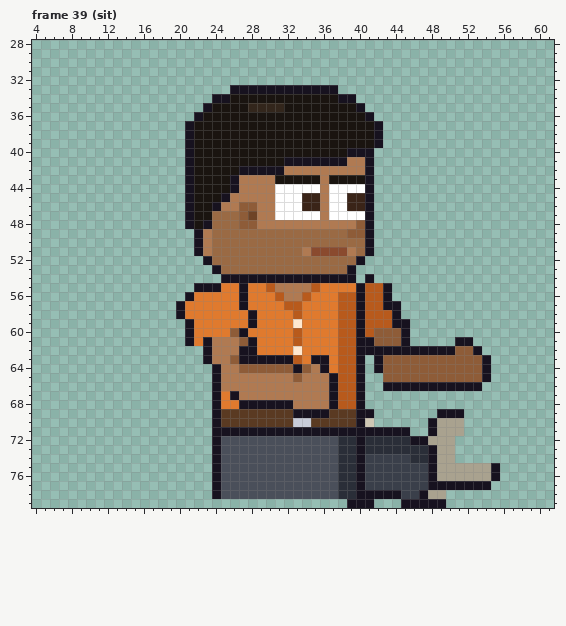
Two states of a pixel-art file, sprites/expo/expo_vendo_right_anim.aseprite. Above, as it was before the edit.
64x80 pixels, 85 frames. Colours within 5 levels of each other are drawn and written as one. Shown: frame 39 (sit): x 4..61, y 28..79. The commit also changed other frames, which this record leaves out.
Now the later version:
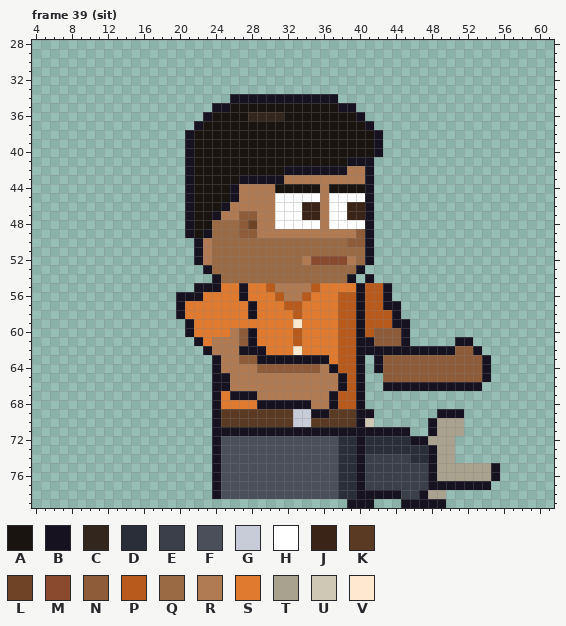
Palette (. is transparent): A #1a1410  B #17121f  C #33261c  D #2a2e38  E #3a3f4a  F #4a4f5a  G #c8ccd8  H #ffffff  J #3a2418  K #5a3a22  L #6e4326  M #8a4a2e  N #8e5c38  P #b85a1c  Q #9a6a44  R #b07a52  S #e07a2e  T #a9a28f  U #cfc8b5  V #ffe8d0
Diff:
Frame 39 (sit):
y 33: x 26..37 BBBBBBBBBBBB -> ............
y 34: x 24..39 BBAAAAAAAAAAAABB -> ..BBBBBBBBBBBB..
y 35: x 23..25 BAA -> .BB; x 28..31 CCCC -> AAAA; x 38..40 AAB -> BB.
y 36: x 22..23 BA -> .B; x 28..31 AAAA -> CCCC; x 40..41 AB -> B.
y 37: x 21..22 BA -> .B; x 41..42 AB -> B.
y 40: x 39..42 BBB. -> AAAB
y 41: x 32..40 BBBBBBBRR -> AAAAAAABB
y 42: x 27..38 BBBBBRRRRRRR -> AAAAABBBBBBB
y 43: x 26..35 BRRRRAAAAA -> ABBBBBRRRR; x 37..40 AAAA -> RRRR
y 44: x 31..35 HHHHH -> AAAAA; x 37..40 HHHH -> AAAA
y 45: x 25..26 BR -> AB; x 34..35 JJ -> HH; x 39..40 JJ -> HH
y 46: x 24..25 BR -> AB; x 27..28 NN -> RR
y 47: x 24..26 QQQ -> BRR; x 28 L -> N; x 34..35 HH -> JJ; x 39..40 HH -> JJ
y 48: x 23 B -> A; x 28 N -> L; x 31..35 RRRRR -> HHHHH; x 37..40 RRRN -> HHHH
y 49: x 21..23 .BR -> BAB; x 27..39 QQQQQQQQQQQQN -> NNRRRRRRRRRRR
y 50: x 39..40 QQ -> NN
y 51: x 34..39 RMMMMR -> QQQQQQ
y 52: x 22..23 .B -> BR; x 34..41 QQQQQQB. -> RMMMMRQB
y 53: x 23..24 .B -> BQ; x 39..40 B. -> QB
y 54: x 24..38 .BBBBBBBBBBBBBB -> BQQQQQQQQQQQQQQ
y 56: x 20 . -> B; x 22 S -> B
y 57: x 27..28 BS -> SB
y 59: x 28 B -> S
y 60: x 26..28 NBS -> RNB
y 61: x 21..23 BSB -> .BS
y 62: x 29 S -> B
y 63: x 23..24 BR -> .B; x 26..28 NBB -> RNN; x 33..34 PS -> BB
y 64: x 27..28 NN -> RR; x 33 B -> N; x 35..37 RBS -> NRB
y 65: x 25 R -> B; x 33 N -> R; x 37..38 BP -> RB
y 66: x 25 R -> B; x 37..38 BP -> RB
y 67: x 27..28 RR -> BB
y 68: x 27..28 BB -> SS; x 33..34 RR -> BB
y 69: x 33..34 BB -> GG
Boxes around the changes in both pictures, in picture pixels (x1, y1, x2, y2):
changed: (176, 85, 383, 418)
